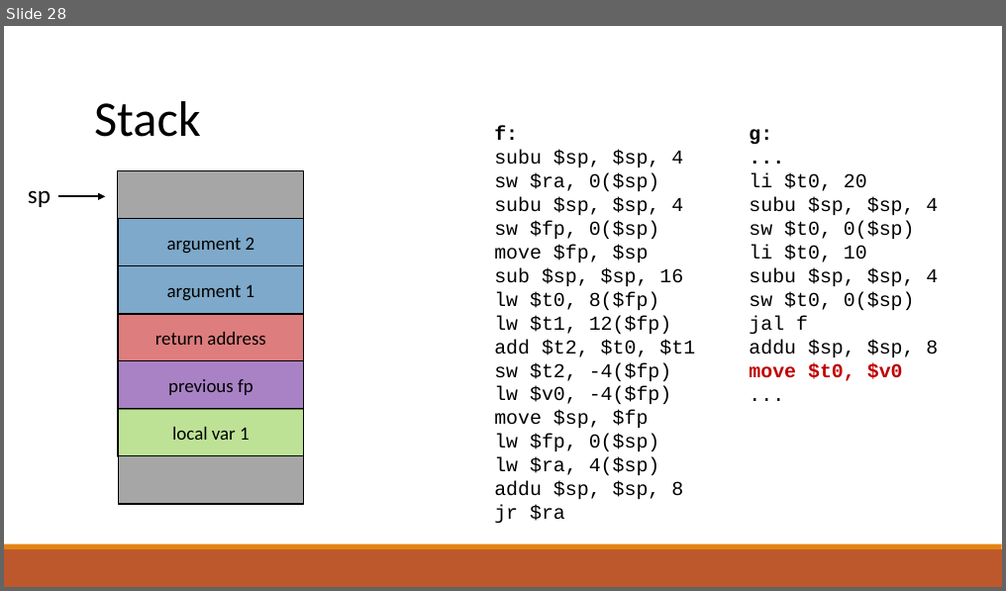
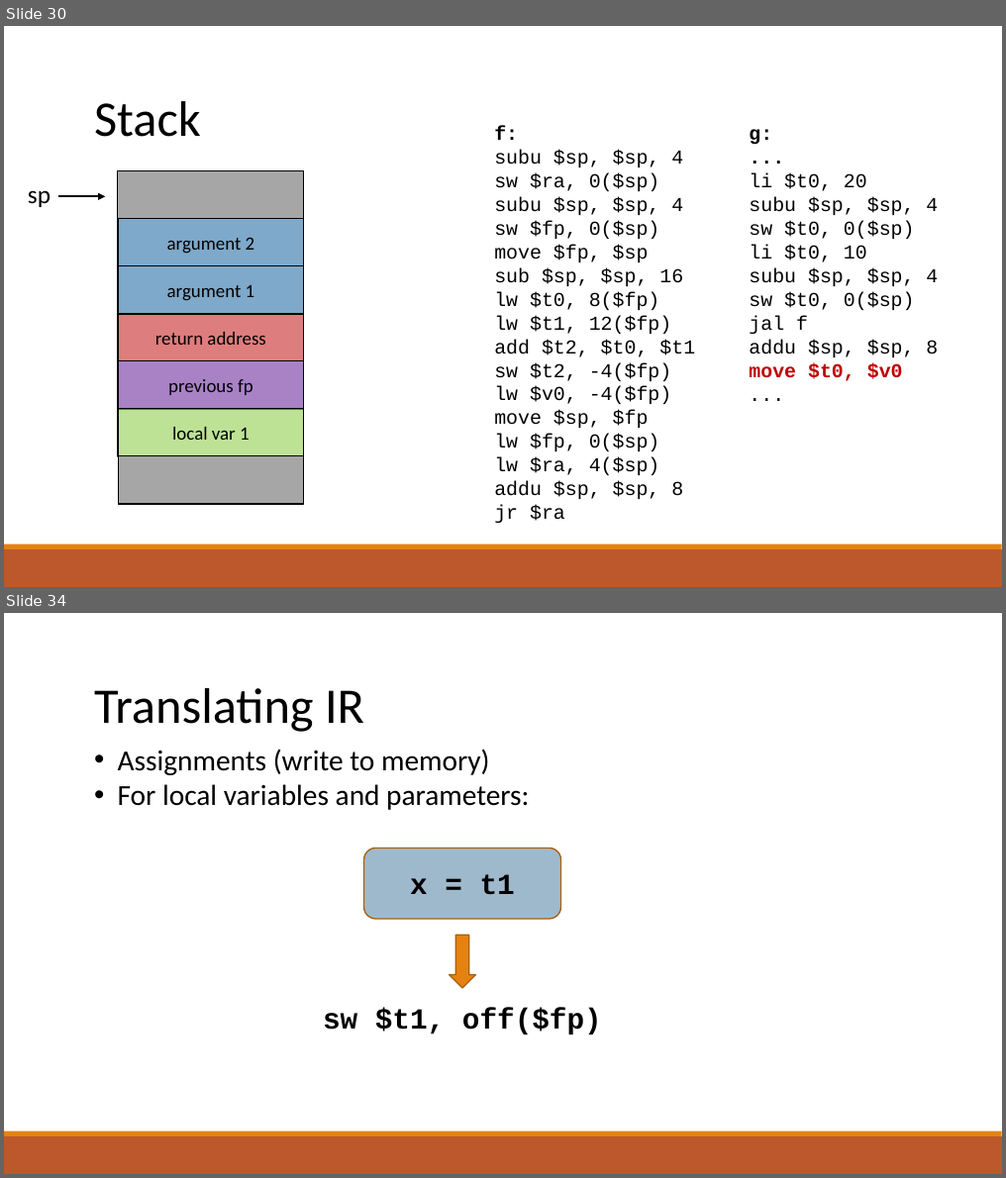
Before and after one commit to raghadzeidan/COMPILATION_TAU_FOR_STUDENTS, a slide deck: new_slides/codegen.pptx. Shown one above the other, each under a label of ours: slide 28 before the commit, slides 30 and 34 after it; the slides between them are not shown. The pictures are 1006x591 and 1006x1178 pixels, drawn with LibreOffice and Linux fonts; fonts in the diff are those of the drawing. Boxes give left, top, right and bottom in pixels: in the first picture for what was removed or moved away, otherwise in the second. Text is boxed around its words. In the diff, an @@ line names an element or a change of style, - is before the commit and + after.

```diff
--- a/new_slides/codegen.pptx
+++ b/new_slides/codegen.pptx
@@ slide 34 added at (4, 613, 1002, 1174), background #FFFFFF; not listed: 2 template elements that a slide beside it also shows @@
@@ text added at (94, 688, 364, 732), 48 pt, text #000000 @@
+Translating IR
@@ text added at (118, 749, 529, 810), 28 pt, text #000000 @@
+• Assignments (write to memory)
+• For local variables and parameters:
@@ rounded rectangle added at (364, 848, 561, 919), fill #40749B at 50% opacity, outline #A9610D 1.25 pt, 28 pt, text #000000, bold @@
+x = t1
@@ down arrow added at (450, 935, 476, 988), fill #E48312, outline #A9610D 1.25 pt @@
@@ text added at (323, 1008, 602, 1035), 28 pt, text #000000, bold @@
+sw $t1, off($fp)
@@ what was slide 28 is now slide 30 @@
```
Also in this commit, not shown: 1 slide changed, 18 other slides added, 3 slides removed, 1 other file.
